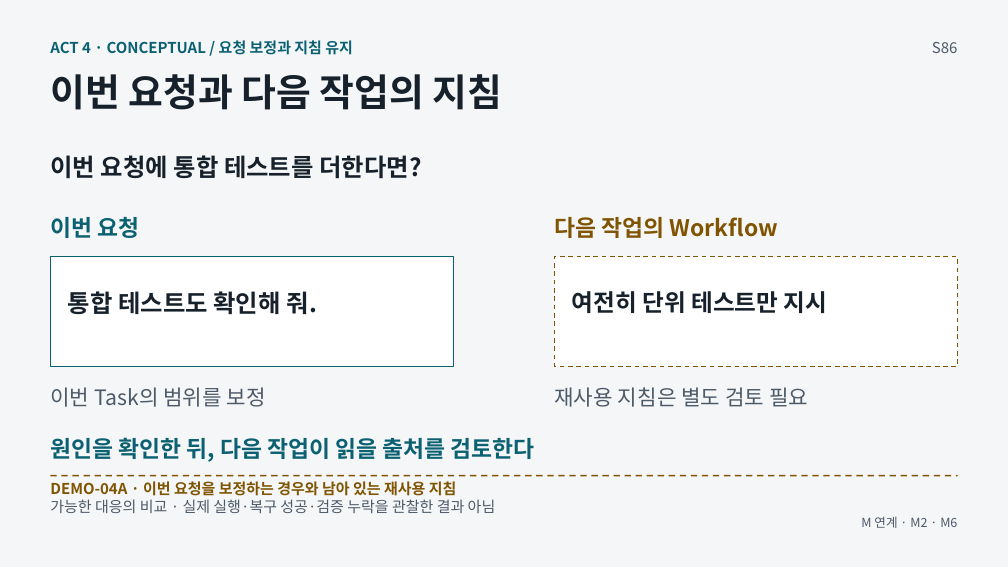
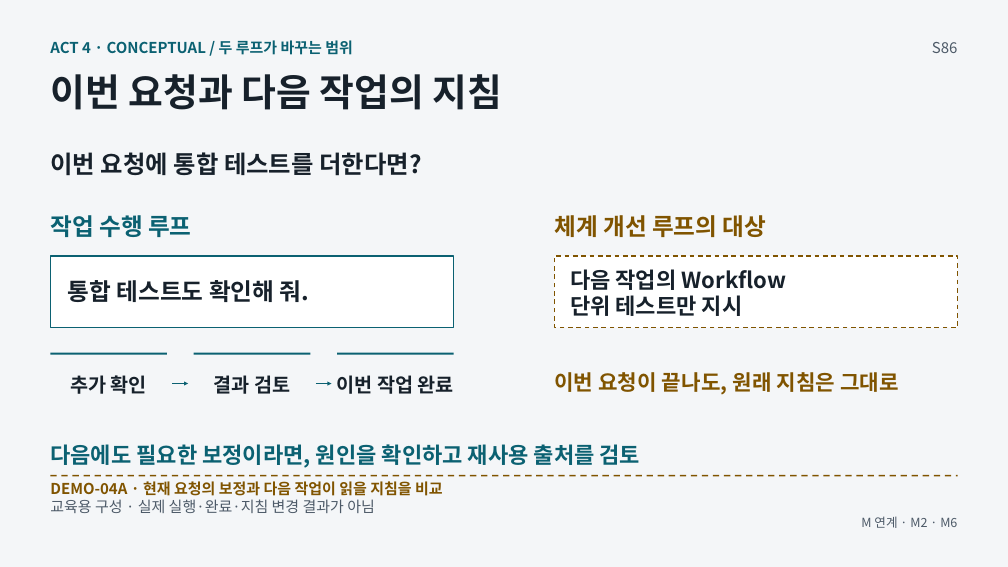
Before and after one commit to GideokKim/ai-dev-training, a slide deck: slide 5 of production/ACT_4.pptx. Drawn at 1008x567 pixels with LibreOffice and Linux fonts; fonts in the diff are those of the drawing. Boxes give left, top, right and bottom in pixels: in the first picture for what was removed or moved away, otherwise in the second. Text is boxed around its words. In the diff, an @@ line names an element or a change of style, - is before the commit and + after.

```diff
--- a/production/ACT_4.pptx
+++ b/production/ACT_4.pptx
@@ text at (x1=50, y1=40, x2=353, y2=55): text changed @@
-ACT 4 · CONCEPTUAL / 요청 보정과 지침 유지
+ACT 4 · CONCEPTUAL / 두 루프가 바꾸는 범위
@@ text at (x1=50, y1=215, x2=192, y2=237): text changed; size 21.8 to 22.5 pt @@
-이번 요청
+작업 수행 루프
@@ text at (x1=554, y1=215, x2=767, y2=237): text changed; size 21.8 to 22.5 pt @@
-다음 작업의 Workflow
+체계 개선 루프의 대상
@@ rectangle resized from (x1=51, y1=257, x2=454, y2=367) to (x1=51, y1=256, x2=454, y2=328) @@
@@ text "통합 테스트도 확인해 줘." moved from (x1=68, y1=291, x2=317, y2=314) to (x1=68, y1=280, x2=310, y2=302) @@
@@ text "통합 테스트도 확인해 줘." at (x1=68, y1=280, x2=310, y2=302): size 23.2 to 22.5 pt @@
@@ rectangle resized from (x1=554, y1=257, x2=957, y2=367) to (x1=554, y1=256, x2=957, y2=328) @@
@@ text at (x1=570, y1=269, x2=787, y2=316): text changed; size 22.5 to 21 pt @@
-여전히 단위 테스트만 지시
+다음 작업의 Workflow
+단위 테스트만 지시
@@ line added from (51, 354) to (167, 354), #0B6172 1.88 pt @@
@@ line added from (194, 354) to (310, 354), #0B6172 1.88 pt @@
@@ line added from (337, 354) to (454, 354), #0B6172 1.88 pt @@
@@ text removed at (x1=50, y1=387, x2=266, y2=407) @@
-이번 Task의 범위를 보정
@@ text added at (x1=70, y1=375, x2=147, y2=394), 18.8 pt, text #17212B, bold @@
+추가 확인
@@ arrow added from (172, 383) to (188, 383), #0B6172 1.88 pt @@
@@ text at (x1=214, y1=375, x2=290, y2=394): text changed; size 20.2 to 18.8 pt; text colour #4D5A68 to #17212B; bold on @@
-재사용 지침은 별도 검토 필요
+결과 검토
@@ arrow added from (316, 383) to (332, 383), #0B6172 1.88 pt @@
@@ text added at (x1=337, y1=375, x2=454, y2=394), 18.8 pt, text #17212B, bold @@
+이번 작업 완료
@@ text added at (x1=554, y1=372, x2=899, y2=395), 20.2 pt, text #805400, bold @@
+이번 요청이 끝나도, 원래 지침은 그대로
@@ text at (x1=50, y1=444, x2=641, y2=468): text changed; size 21.8 to 21 pt @@
-원인을 확인한 뒤, 다음 작업이 읽을 출처를 검토한다
+다음에도 필요한 보정이라면, 원인을 확인하고 재사용 출처를 검토
@@ text at (x1=50, y1=499, x2=375, y2=513): text changed @@
-가능한 대응의 비교 · 실제 실행·복구 성공·검증 누락을 관찰한 결과 아님
+교육용 구성 · 실제 실행·완료·지침 변경 결과가 아님
@@ text at (x1=50, y1=481, x2=443, y2=496): text changed @@
-DEMO-04A · 이번 요청을 보정하는 경우와 남아 있는 재사용 지침
+DEMO-04A · 현재 요청의 보정과 다음 작업이 읽을 지침을 비교
```
Also in this commit, not shown: 7 other slides changed, 54 other files.
